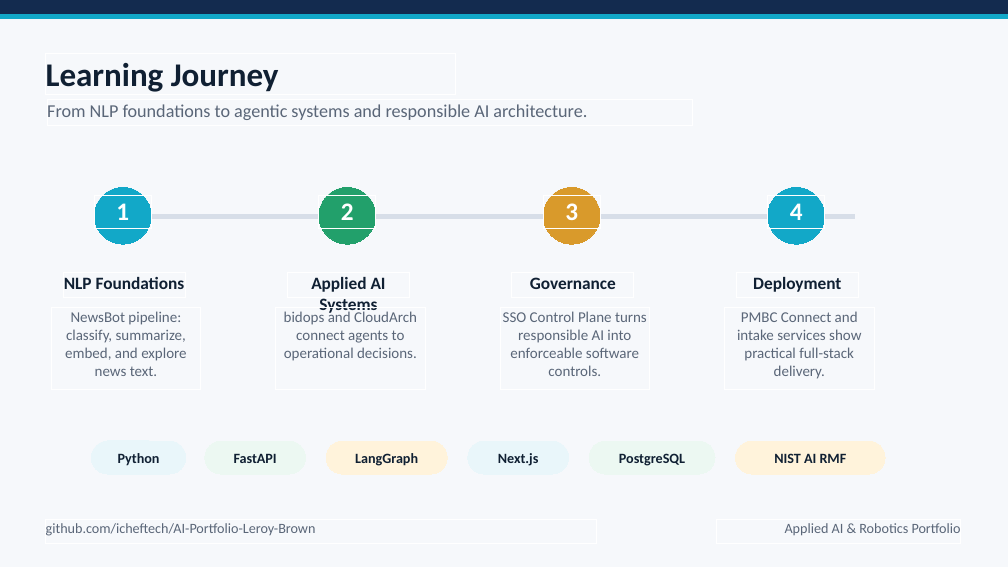
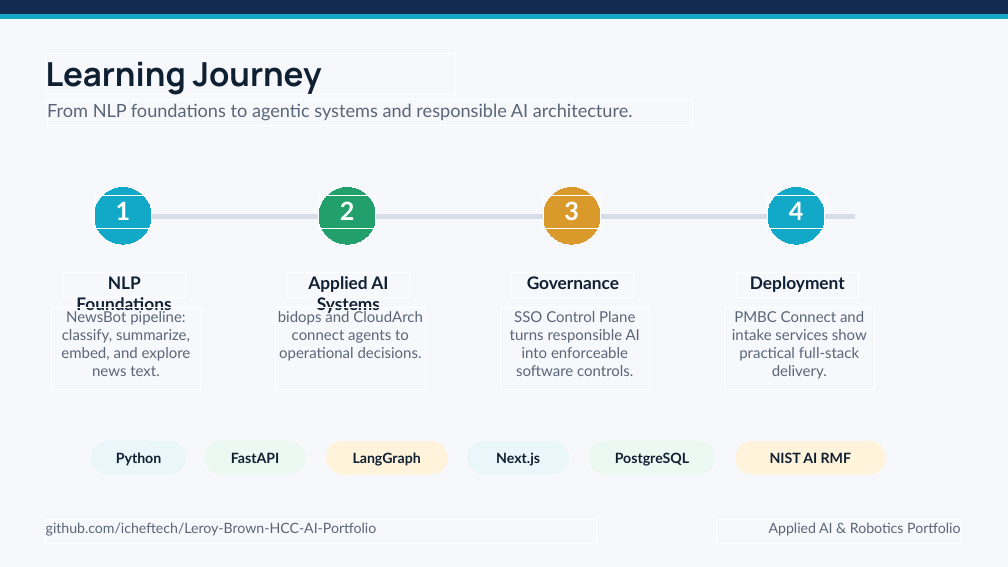
Before and after one commit to icheftech/Leroy-Brown-HCC-AI-Portfolio, a slide deck: slide 2 of Presentation/Pf_LeroyBrown_ITAI2373.pptx. Drawn at 1008x567 pixels with LibreOffice and Linux fonts; fonts in the diff are those of the drawing. Boxes give left, top, right and bottom in pixels: in the first picture for what was removed or moved away, otherwise in the second. Text is boxed around its words. In the diff, an @@ line names an element or a change of style, - is before the commit and + after.

Commit message:
Rename portfolio repository references

```diff
--- a/Presentation/Pf_LeroyBrown_ITAI2373.pptx
+++ b/Presentation/Pf_LeroyBrown_ITAI2373.pptx
@@ rectangle "Learning Journey" at box(45, 54, 455, 95): font Calibri to Manrope @@
@@ text in rectangle at box(46, 522, 377, 536): text changed; font Calibri to Lato @@
-github.com/icheftech/AI-Portfolio-Leroy-Brown
+github.com/icheftech/Leroy-Brown-HCC-AI-Portfolio
@@ font Calibri to Lato in 20 elements at box(47, 99, 693, 126), box(95, 195, 151, 228), box(63, 272, 185, 297), box(51, 307, 201, 389), box(319, 195, 376, 228), box(287, 272, 409, 297), box(276, 307, 426, 389), box(544, 195, 600, 228), box(512, 272, 634, 297), box(500, 307, 650, 389), box(768, 195, 825, 228), box(737, 272, 858, 297), box(724, 307, 874, 389), box(91, 441, 186, 474), box(205, 441, 306, 474), box(326, 441, 447, 474), box(468, 441, 569, 474), box(589, 441, 715, 474), box(736, 441, 885, 474), box(717, 520, 961, 544) @@
```
Also in this commit, not shown: 4 other slides changed, 3 other files.
